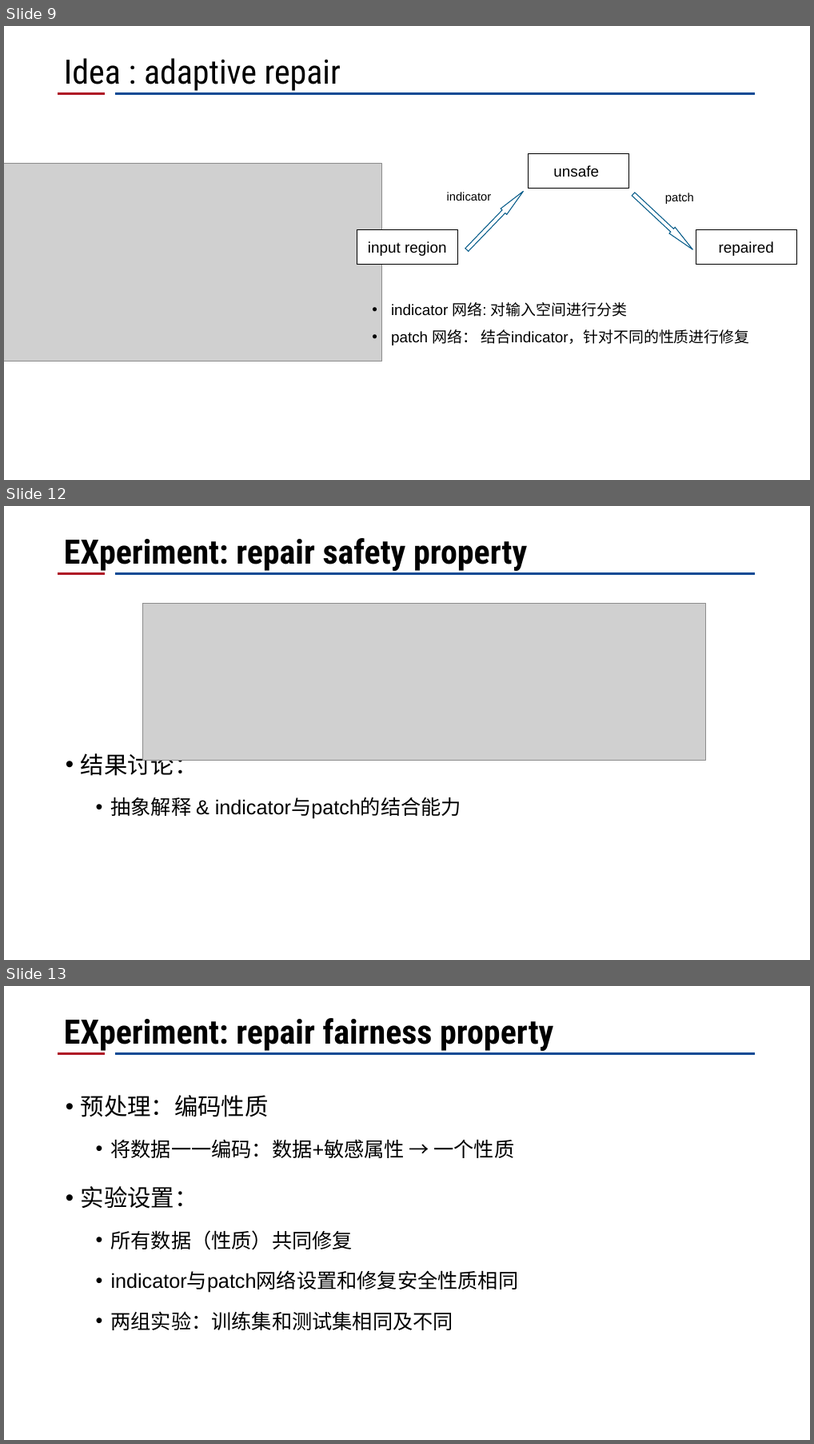
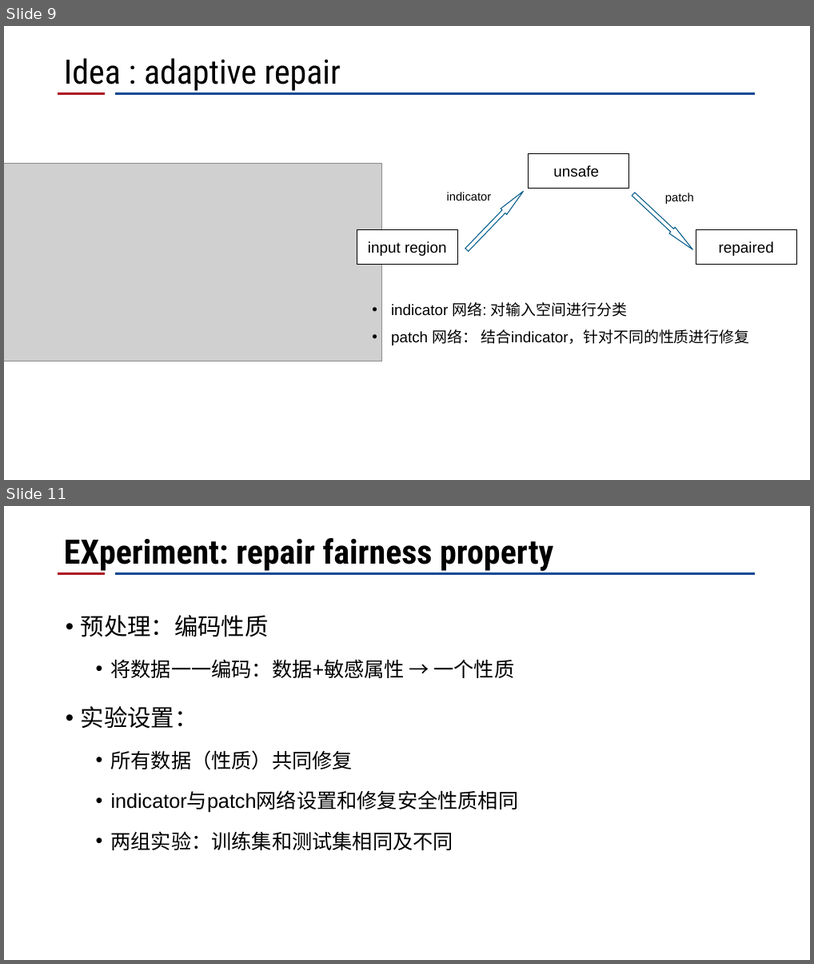
Before and after one commit to CRhapsody/Presentation_Slides, a slide deck: 神经网络修复工作进展.pptx. Shown one above the other, each under a label of ours: slides 9, 12 and 13 before the commit, slides 9 and 11 after it; the slides between them are not shown. The pictures are 814x1444 and 814x964 pixels, drawn with LibreOffice and Linux fonts; fonts in the diff are those of the drawing; grey boxes stand for pictures; background and template pictures are left out. Boxes give left, top, right and bottom in pixels: in the first picture for what was removed or moved away, otherwise in the second. Text is boxed around its words. In the diff, an @@ line names an element or a change of style, - is before the commit and + after.

```diff
--- a/神经网络修复工作进展.pptx
+++ b/神经网络修复工作进展.pptx
@@ slide 12 removed at (4,506,810,960), background #FFFFFF; not listed: 2 template elements that a slide beside it also shows @@
@@ title removed at (64,538,527,571) @@
-EXperiment: repair safety property
@@ picture removed at (143,603,706,760) @@
@@ text removed at (81,749,462,819) @@
-• 结果讨论：
-  • 抽象解释 & indicator与patch的结合能力
@@ what was slide 13 is now slide 11 @@
```
Also in this commit, not shown: 2 slides changed, 1 other file.
